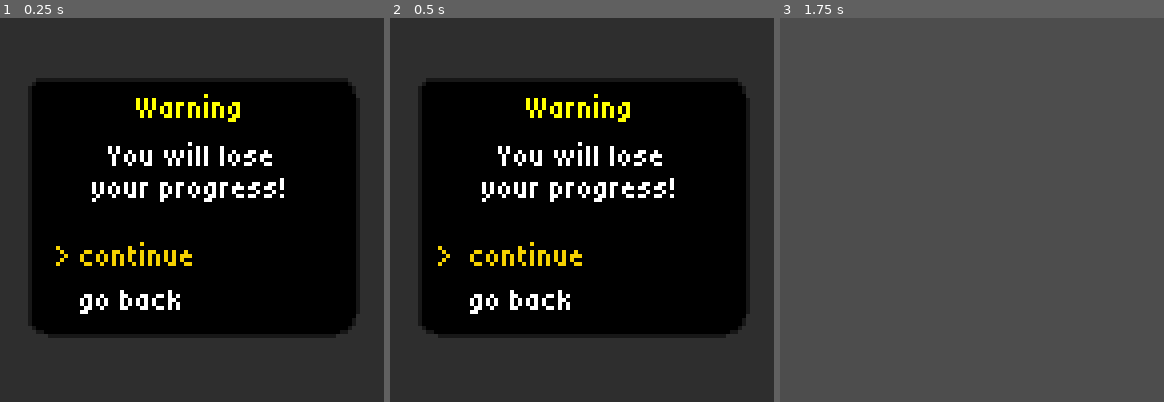
Above: before the commit, frames 1-3 (left to right).
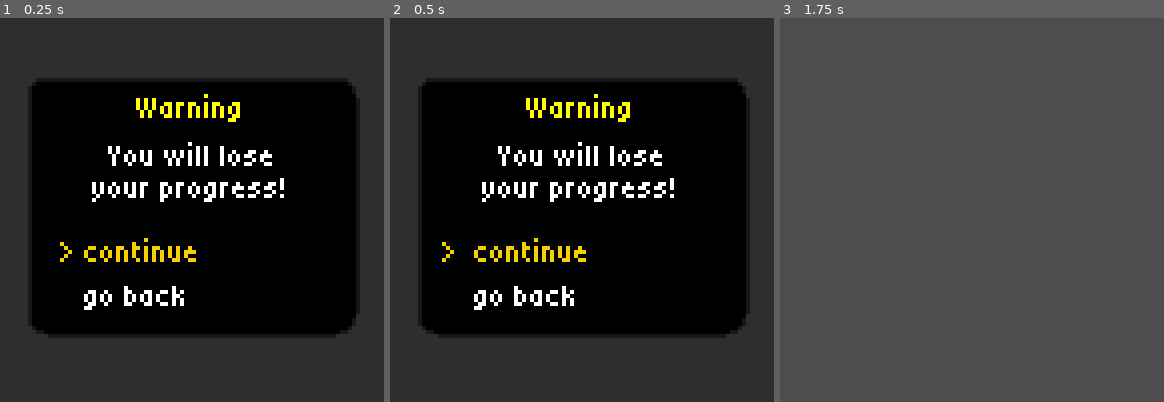
Above: after the commit, the same moments.

Repository: Someone68/cozyfall
Game: Godot game, scene res://scenes/warn.tscn
Same seed, same stepped clock (60 frames per second), same inputs: the game is played once before the commit and once after it. This scene is started directly instead of the project's main scene.
Inputs:
- Up to frame 1 (0.25 s): no input
- Up to frame 2 (0.5 s): no input
- Up to frame 3 (1.75 s): tap Enter (ui_accept) at 0.5, 0.77, 1.25, 1.52 s; hold Right (ui_right) 0.53-1.28 s; hold Z (tunnel) 0.53-1.28 s; hold Down (ui_down) from 1.28 s (still down); tap Z (tunnel) at 1.35 s

The runs differ from the first frame. In frame 1, 1.8% of the frame differs, in the area x 14-52%, y 57-78%; in frame 2, 1.8%; in frame 3, nothing differs.

Commit message:
change the warn screen theme again :/

Diff:
--- a/scenes/warn.tscn
+++ b/scenes/warn.tscn
@@ -45,9 +45,9 @@
 
 [node name="MarginContainer" type="MarginContainer" parent="MarginContainer" unique_id=130421722]
 layout_mode = 2
-theme_override_constants/margin_left = 5
+theme_override_constants/margin_left = 6
 theme_override_constants/margin_top = 3
-theme_override_constants/margin_right = 5
+theme_override_constants/margin_right = 6
 theme_override_constants/margin_bottom = 3
 
 [node name="VBoxContainer" type="VBoxContainer" parent="MarginContainer/MarginContainer" unique_id=1188982227]
@@ -62,7 +62,7 @@
 
 [node name="VBoxContainer" type="VBoxContainer" parent="MarginContainer/MarginContainer/VBoxContainer" unique_id=2065039886]
 layout_mode = 2
-theme_override_constants/separation = 8
+theme_override_constants/separation = 7
 
 [node name="WarningInfo" type="Label" parent="MarginContainer/MarginContainer/VBoxContainer/VBoxContainer" unique_id=1411445579]
 layout_mode = 2
